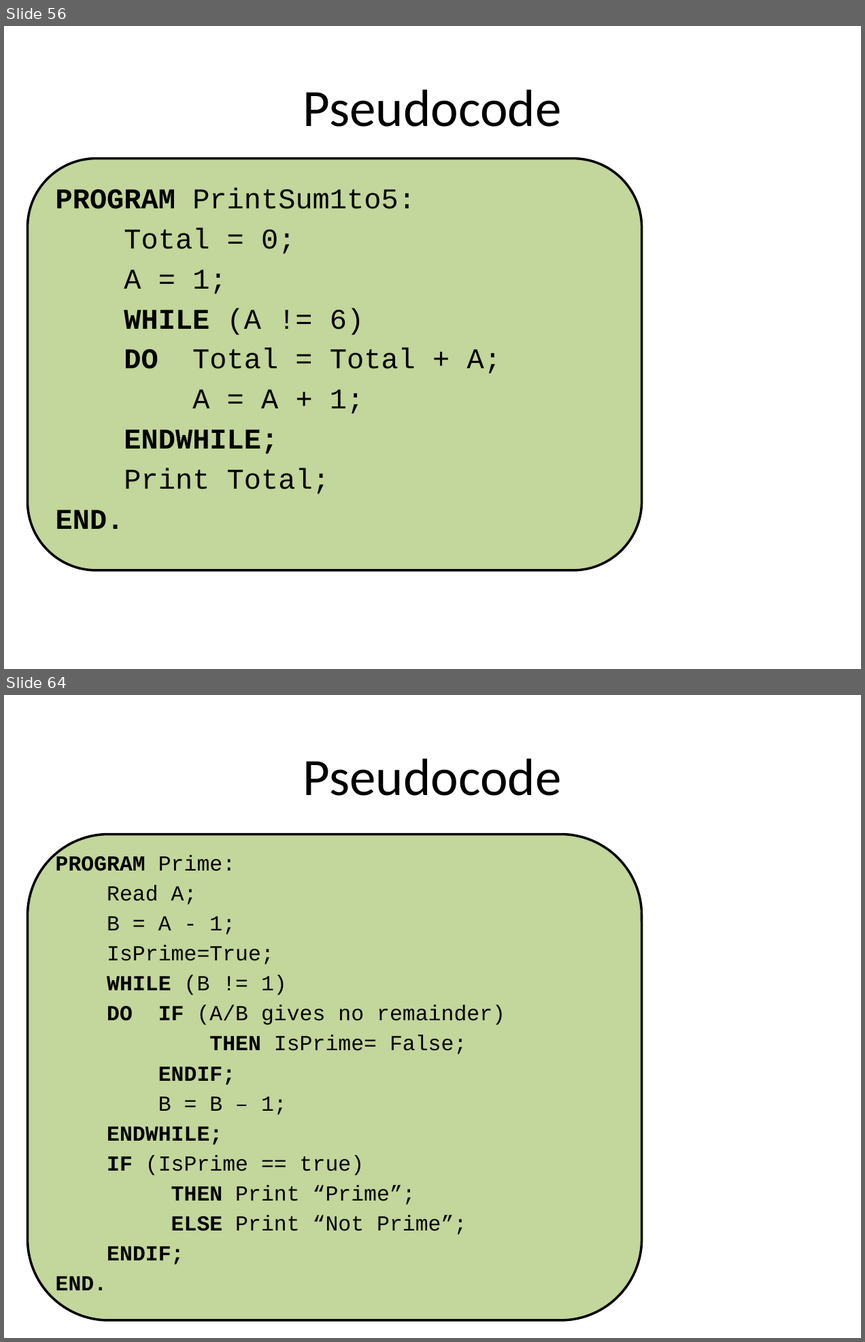
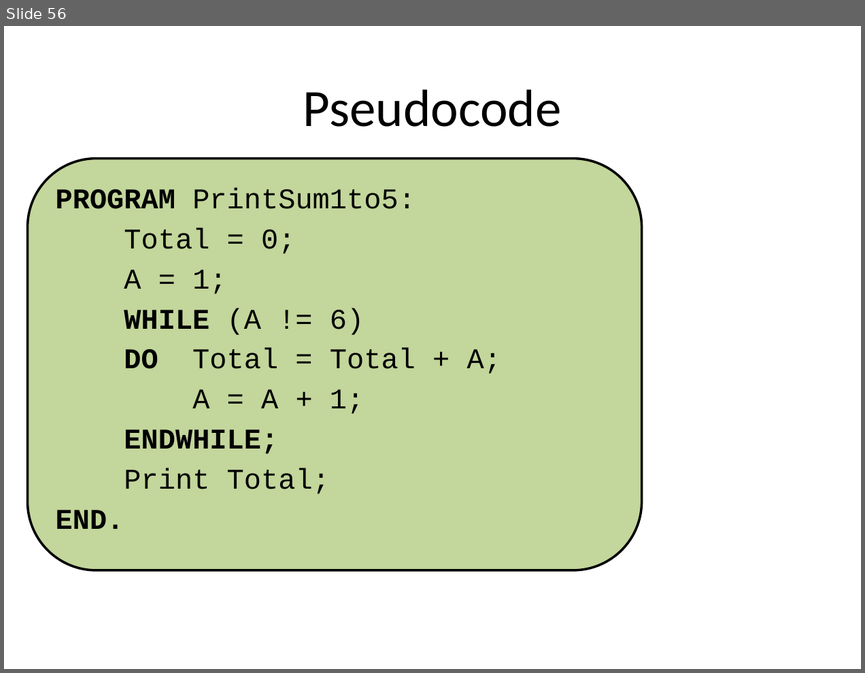
Before and after one commit to cloudbase1/FRCProrammingElective, a slide deck: pseudocodePresentation.pptx. Shown one above the other, each under a label of ours: slides 56 and 64 before the commit, slide 56 after it; the slides between them are not shown. The pictures are 865x1342 and 865x673 pixels, drawn with LibreOffice and Linux fonts; fonts in the diff are those of the drawing. Boxes give left, top, right and bottom in pixels: in the first picture for what was removed or moved away, otherwise in the second. Text is boxed around its words. In the diff, an @@ line names an element or a change of style, - is before the commit and + after.

```diff
--- a/pseudocodePresentation.pptx
+++ b/pseudocodePresentation.pptx
@@ slide 64 removed at <box>4,695,861,1338</box>, background #FFFFFF @@
@@ title removed at <box>303,758,562,796</box> @@
-Pseudocode
@@ rounded rectangle removed at <box>28,834,643,1320</box> @@
@@ text removed at <box>56,855,505,1264</box> @@
-PROGRAM Prime:
-Read A;
-B = A - 1;
-IsPrime=True;
-WHILE (B != 1)
-DO IF (A/B gives no remainder)
-THEN IsPrime= False;
-ENDIF;
-B = B – 1;
-ENDWHILE;
-IF (IsPrime == true)
-THEN Print “Prime”;
-ELSE Print “Not Prime”;
-ENDIF;
-END.
```
Also in this commit, not shown: 1 slide changed, 2 slides added, 7 other slides removed, 3 other files.
